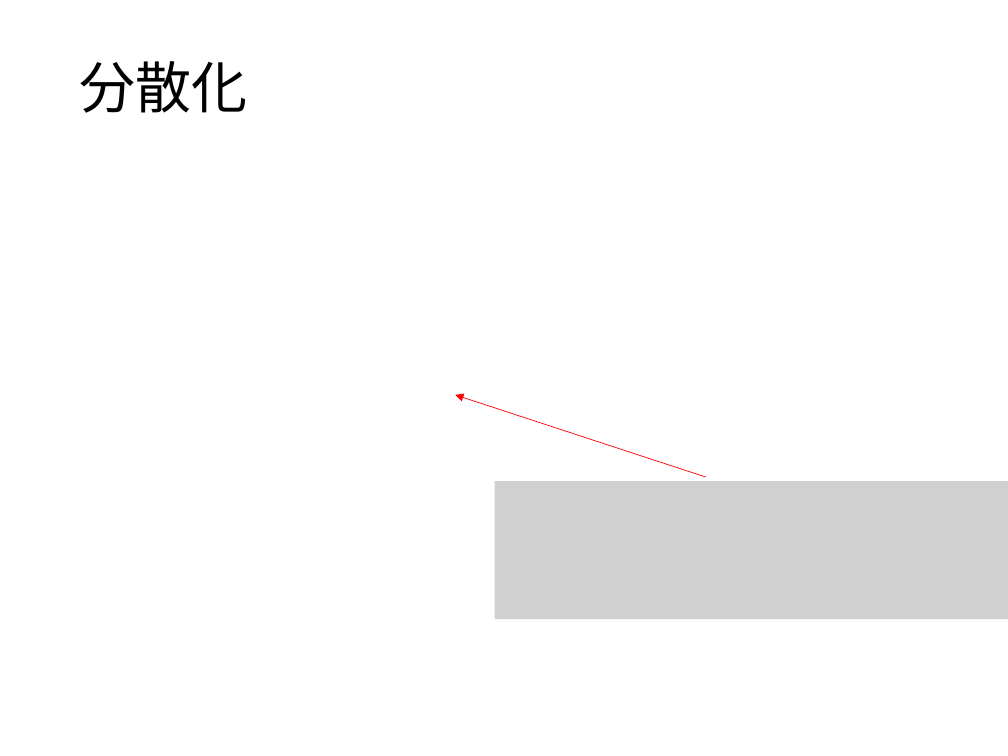
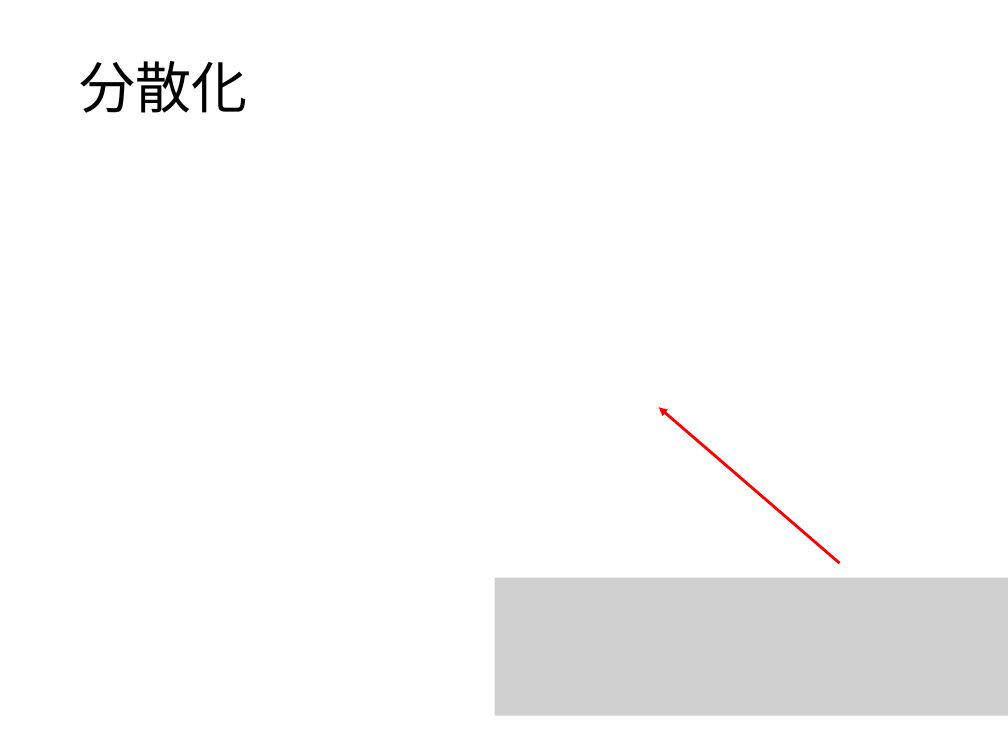
Before and after one commit to ssmr0410/share, a slide deck: slide 15 of slide/mizutani_pre.pptx. Drawn at 1008x756 pixels with LibreOffice and Linux fonts; fonts in the diff are those of the drawing; grey boxes stand for pictures. Boxes give left, top, right and bottom in pixels: in the first picture for what was removed or moved away, otherwise in the second. Text is boxed around its words. In the diff, an @@ line names an element or a change of style, - is before the commit and + after.

```diff
--- a/slide/mizutani_pre.pptx
+++ b/slide/mizutani_pre.pptx
@@ arrow removed from (706, 477) to (456, 395) @@
@@ arrow added from (840, 563) to (659, 407), #FF0000 2 pt @@
@@ picture removed at [495, 481, 1008, 619] @@
@@ picture added at [495, 578, 1008, 716] @@
```
Also in this commit, not shown: 5 other slides changed, 8 other files.
